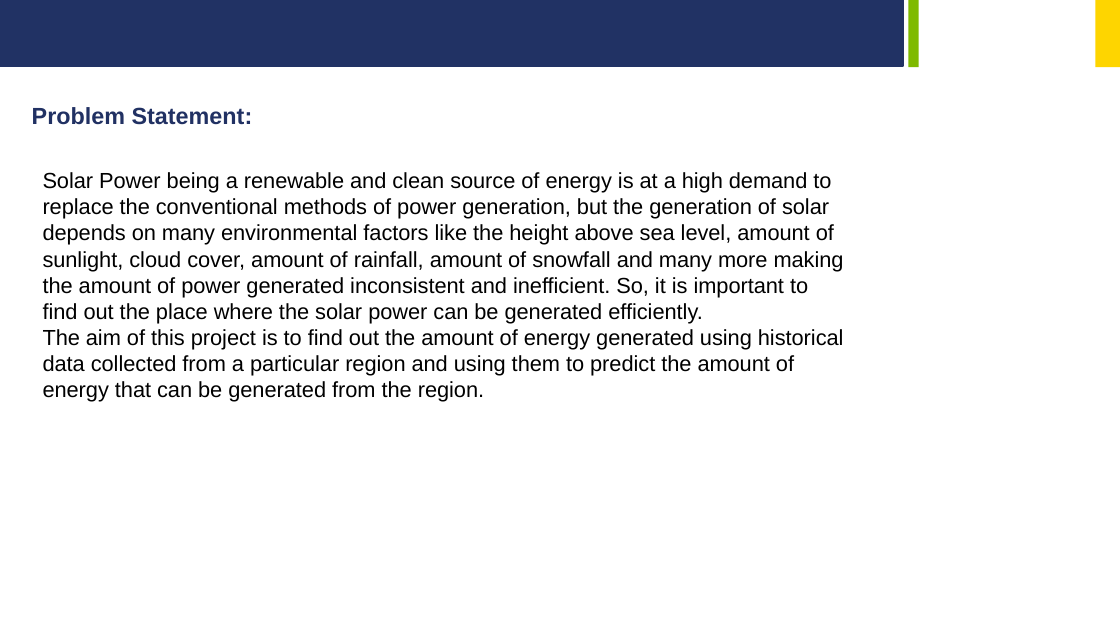
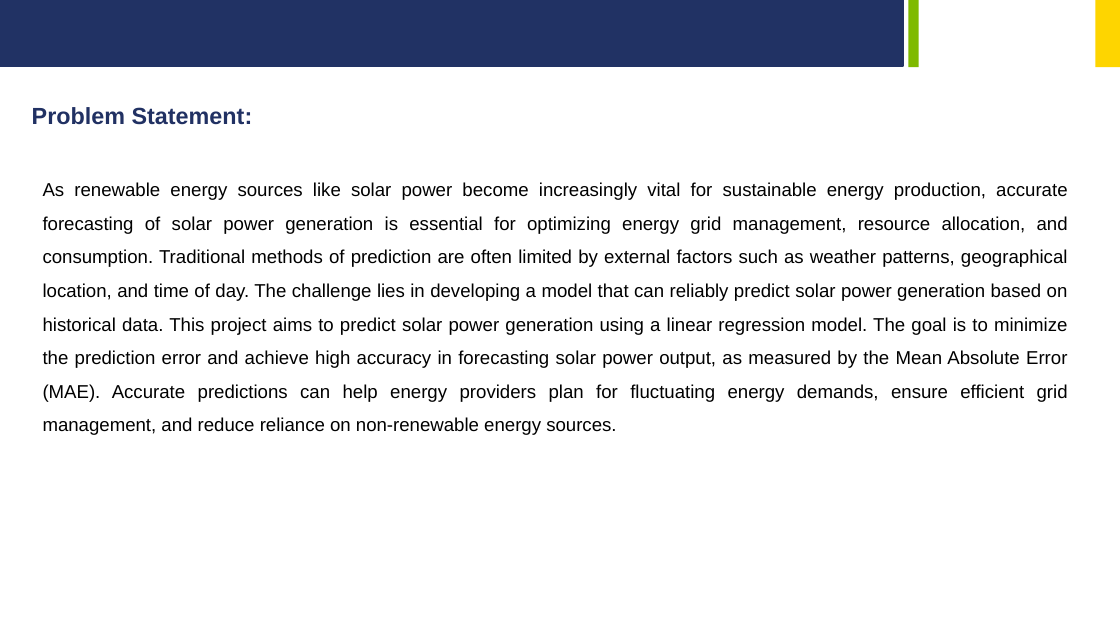
Before and after one commit to shiroyasha2310/Week-1, a slide deck: slide 5 of Solar Power Prediction/Predicting Solar Power using Linear Regression.pptx. Drawn at 1120x630 pixels with LibreOffice and Linux fonts; fonts in the diff are those of the drawing; background and template pictures are left out. Boxes give left, top, right and bottom in pixels: in the first picture for what was removed or moved away, otherwise in the second. Text is boxed around its words. In the diff, an @@ line names an element or a change of style, - is before the commit and + after.

```diff
--- a/Solar Power Prediction/Predicting Solar Power using Linear Regression.pptx
+++ b/Solar Power Prediction/Predicting Solar Power using Linear Regression.pptx
@@ text at (x1=43, y1=182, x2=1068, y2=435): text changed; size 18.7 to 16 pt @@
-Solar Power being a renewable and clean source of energy is at a high demand to replace the conventional methods of power generation, but the generation of solar depends on many environmental factors like the height above sea level, amount of sunlight, cloud cover, amount of rainfall, amount of snowfall and many more making the amount of power generated inconsistent and inefficient. So, it is important to find out the place where the solar power can be generated efficiently.
-The aim of this project is to find out the amount of energy generated using historical data collected from a particular region and using them to predict the amount of energy that can be generated from the region.
+As renewable energy sources like solar power become increasingly vital for sustainable energy production, accurate forecasting of solar power generation is essential for optimizing energy grid management, resource allocation, and consumption. Traditional methods of prediction are often limited by external factors such as weather patterns, geographical location, and time of day. The challenge lies in developing a model that can reliably predict solar power generation based on historical data. This project aims to predict solar power generation using a linear regression model. The goal is to minimize the prediction error and achieve high accuracy in forecasting solar power output, as measured by the Mean Absolute Error (MAE). Accurate predictions can help energy providers plan for fluctuating energy demands, ensure efficient grid management, and reduce reliance on non-renewable energy sources.
```
Also in this commit, not shown: 4 other slides changed.
